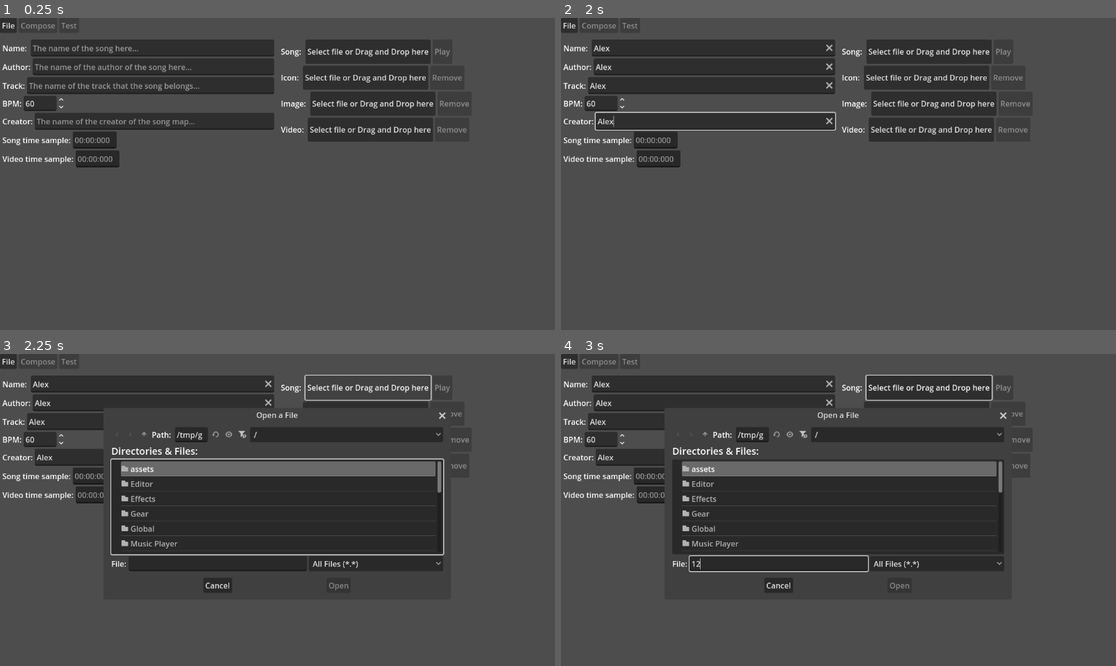
Above: before the commit, frames 1-4 (two rows, left to right).
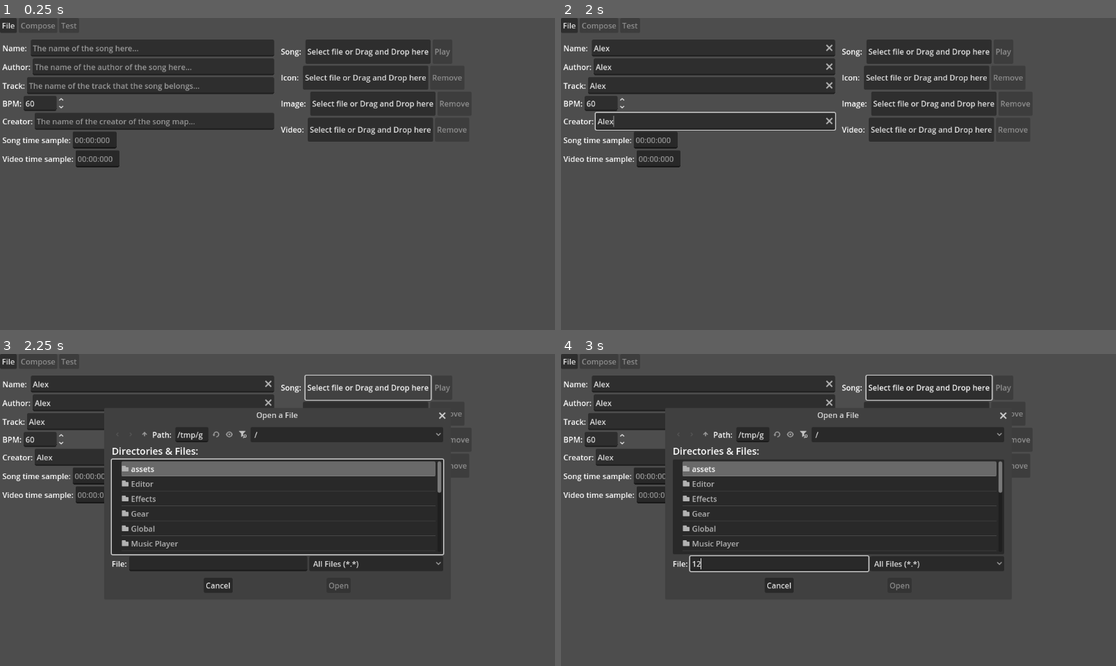
Above: after the commit, the same moments.

Repository: NothermanVEVO/June
Game: Godot game, scene res://Main.tscn
Same seed, same stepped clock (60 frames per second), same inputs: the game is played once before the commit and once after it.
Inputs (mouse positions are in pixels of both pictures, inside the frame that each line leads up to):
- Up to frame 1 (0.25 s): no input
- Up to frame 2 (2 s): click (710, 49) at 0.52 s; type "Alex" at 0.6 s; click (716, 67) at 0.75 s; type "Alex" at 0.83 s; click (710, 86) at 0.98 s; type "Alex" at 1.07 s; click (716, 120) at 1.27 s; type "Alex" at 1.35 s
- Up to frame 3 (2.25 s): click "Select file or Drag and Drop …" at 2 s
- Up to frame 4 (3 s): click (777, 563) at 2.77 s; type "12" at 2.85 s

Frames 1-2 are identical in both runs. In frame 3, 0.8% of the frame differs, in the area x 18-65%, y 17-76%; in frame 4, 0.8%.

Commit message:
2025/09/08 - 002
Bug Fix:
- Solved a bug that everytime that the mouse was clicked with the Power Item selected, a suposed changed would occur, even if not in a Note.
- Solved a bug that the Power effect wouldn't be displayed.

Diff:
--- a/beat-the-beat/Editor/GameEditor.gd
+++ b/beat-the-beat/Editor/GameEditor.gd
@@ -135,7 +135,7 @@
 	if Input.is_action_just_pressed("Add Item"):
 		_mouse_was_pressed_inside = get_global_rect().has_point(get_global_mouse_position())
 
-	if GameComponents.get_selected_item_text() == "Power":
+	if GameComponents.get_selected_item_text() == "Power (G)":
 		Global.set_mouse_effect(MouseEffect.Effect.POWER_ITEM)
 	else:
 		Global.set_mouse_effect(MouseEffect.Effect.NONE)
@@ -550,10 +550,10 @@
 
 func _handle_selected_item_power() -> void:
 	if Input.is_action_just_pressed("Add Item"):
-		changed.emit()
 		var notes := gear.get_global_note_intersected_rects(Rect2(get_global_mouse_position(), Vector2.ZERO))
 		_clicked_on_note = notes.size() >= 1 # IF TRUE, MEANS THAT IT CLICKED ON A NOTE
 		if _clicked_on_note:
+			changed.emit()
 			var closest_note : Note = null
 			for note in notes:
 				if closest_note:
--- a/beat-the-beat/project.godot
+++ b/beat-the-beat/project.godot
@@ -50,12 +50,12 @@
 }
 3_4k={
 "deadzone": 0.2,
+"events": [Object(InputEventKey,"resource_local_to_scene":false,"resource_name":"","device":-1,"window_id":0,"alt_pressed":false,"shift_pressed":false,"ctrl_pressed":false,"meta_pressed":false,"pressed":false,"keycode":0,"physical_keycode":59,"key_label":0,"unicode":231,"location":0,"echo":false,"script":null)
+]
+}
+4_4k={
+"deadzone": 0.2,
 "events": [Object(InputEventKey,"resource_local_to_scene":false,"resource_name":"","device":-1,"window_id":0,"alt_press …(190 unchanged characters)…
-]
-}
-4_4k={
-"deadzone": 0.2,
-"events": [Object(InputEventKey,"resource_local_to_scene":false,"resource_name":"","device":-1,"window_id":0,"alt_pressed":false,"shift_pressed":false,"ctrl_pressed":false,"meta_pressed":false,"pressed":false,"keycode":0,"physical_keycode":92,"key_label":0,"unicode":93,"location":0,"echo":false,"script":null)
 ]
 }
 1_5k={
